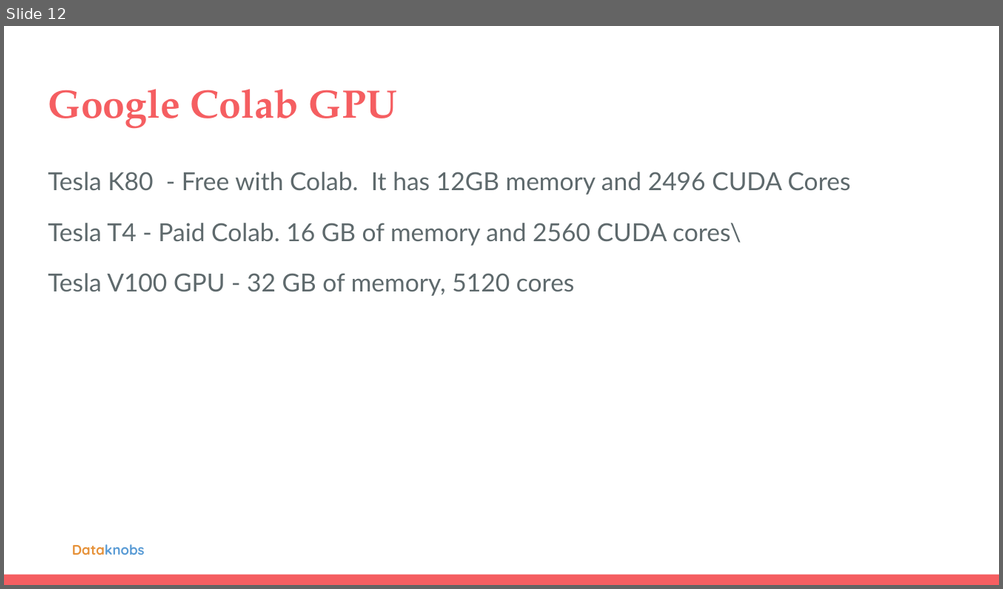
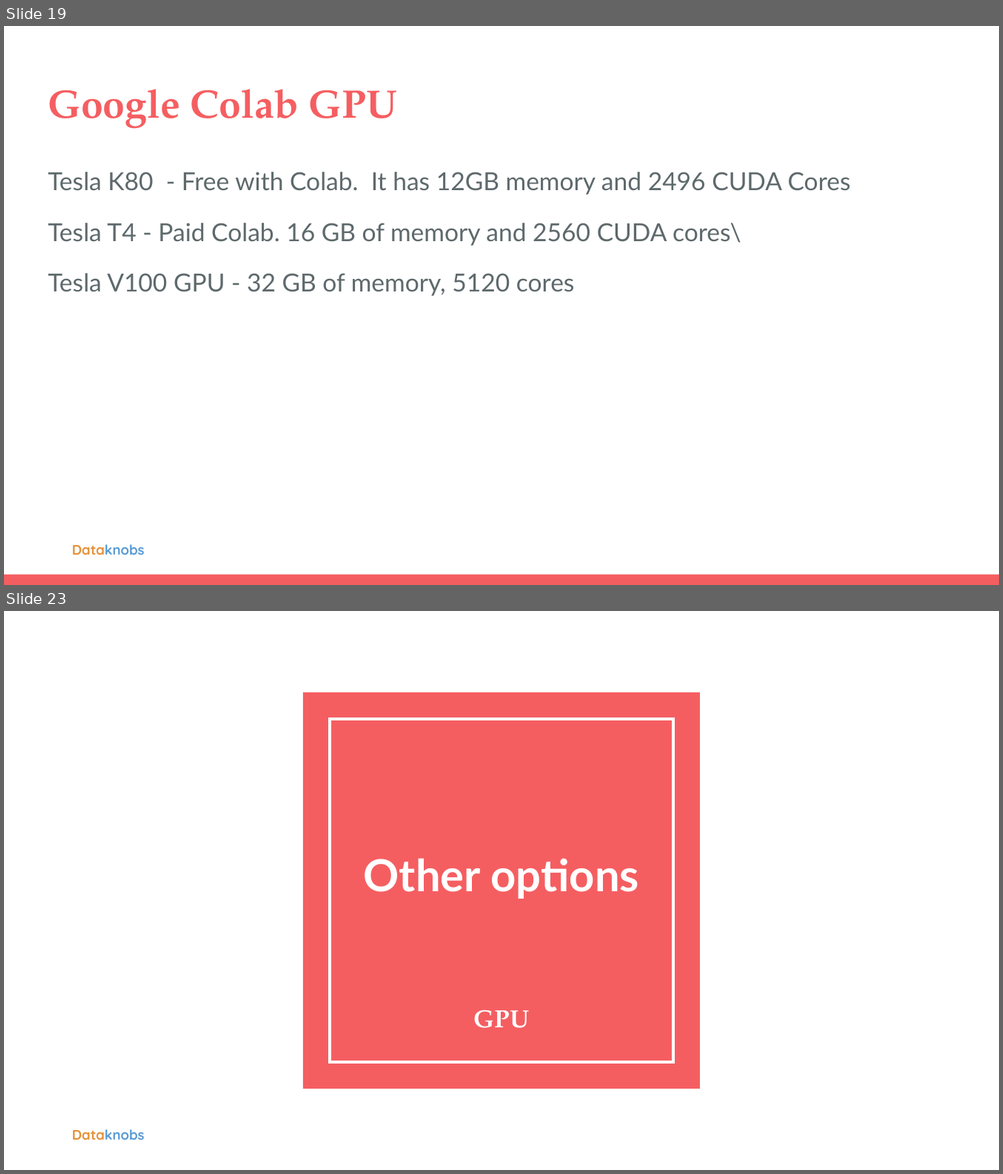
Before and after one commit to kreatewebsite/topkreate_kreatewebsite, a slide deck: input/content/gpu-vs-tpu-llms.pptx. Shown one above the other, each under a label of ours: slide 12 before the commit, slides 19 and 23 after it; the slides between them are not shown. The pictures are 1003x589 and 1003x1174 pixels, drawn with LibreOffice and Linux fonts; fonts in the diff are those of the drawing; background and template pictures are left out. Boxes give left, top, right and bottom in pixels: in the first picture for what was removed or moved away, otherwise in the second. Text is boxed around its words. In the diff, an @@ line names an element or a change of style, - is before the commit and + after.

```diff
--- a/input/content/gpu-vs-tpu-llms.pptx
+++ b/input/content/gpu-vs-tpu-llms.pptx
@@ slide 23 added at (x1=4, y1=611, x2=999, y2=1170), background #FFFFFF; not listed: 1 template element that a slide beside it also shows @@
@@ rectangle added at (x1=304, y1=692, x2=700, y2=1089), fill #F55E61 @@
@@ rectangle added at (x1=329, y1=719, x2=672, y2=1062), outline #FFFFFF 2.25 pt @@
@@ title added at (x1=364, y1=858, x2=639, y2=899), 32 pt, text #FFFFFF, bold @@
+Other options
@@ subtitle added at (x1=474, y1=1010, x2=529, y2=1028), 18 pt, text #FFFFFF, bold @@
+GPU
@@ what was slide 12 is now slide 19 @@
```
Also in this commit, not shown: 1 slide changed, 11 other slides added, 1 slide removed, 4 other files.
